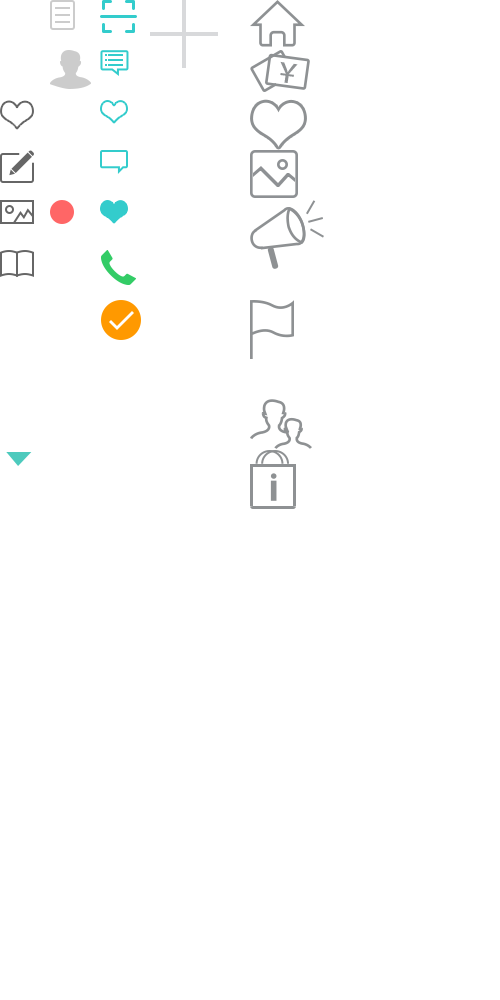
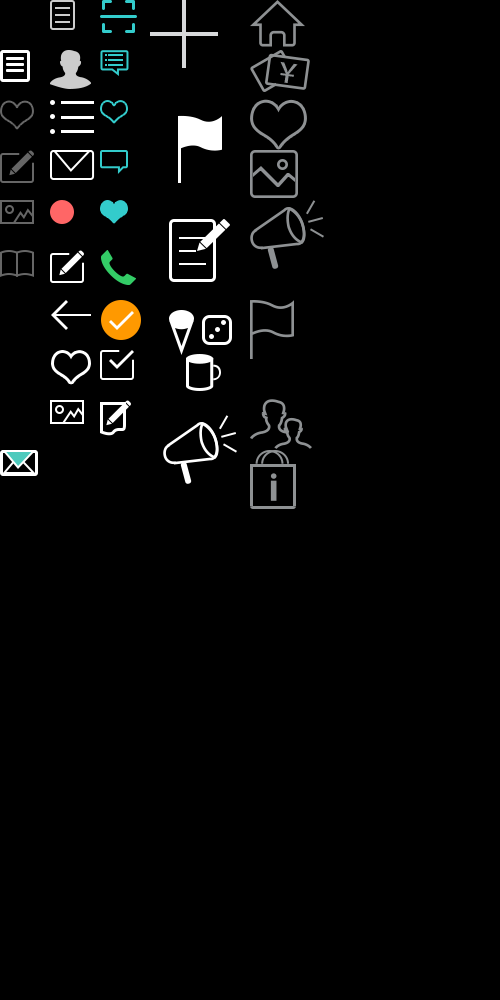
Two versions of the same layered image (500 × 1000). Layer-by-layer changes:
showed "图层 0" over [0, 0, 500, 1000]
